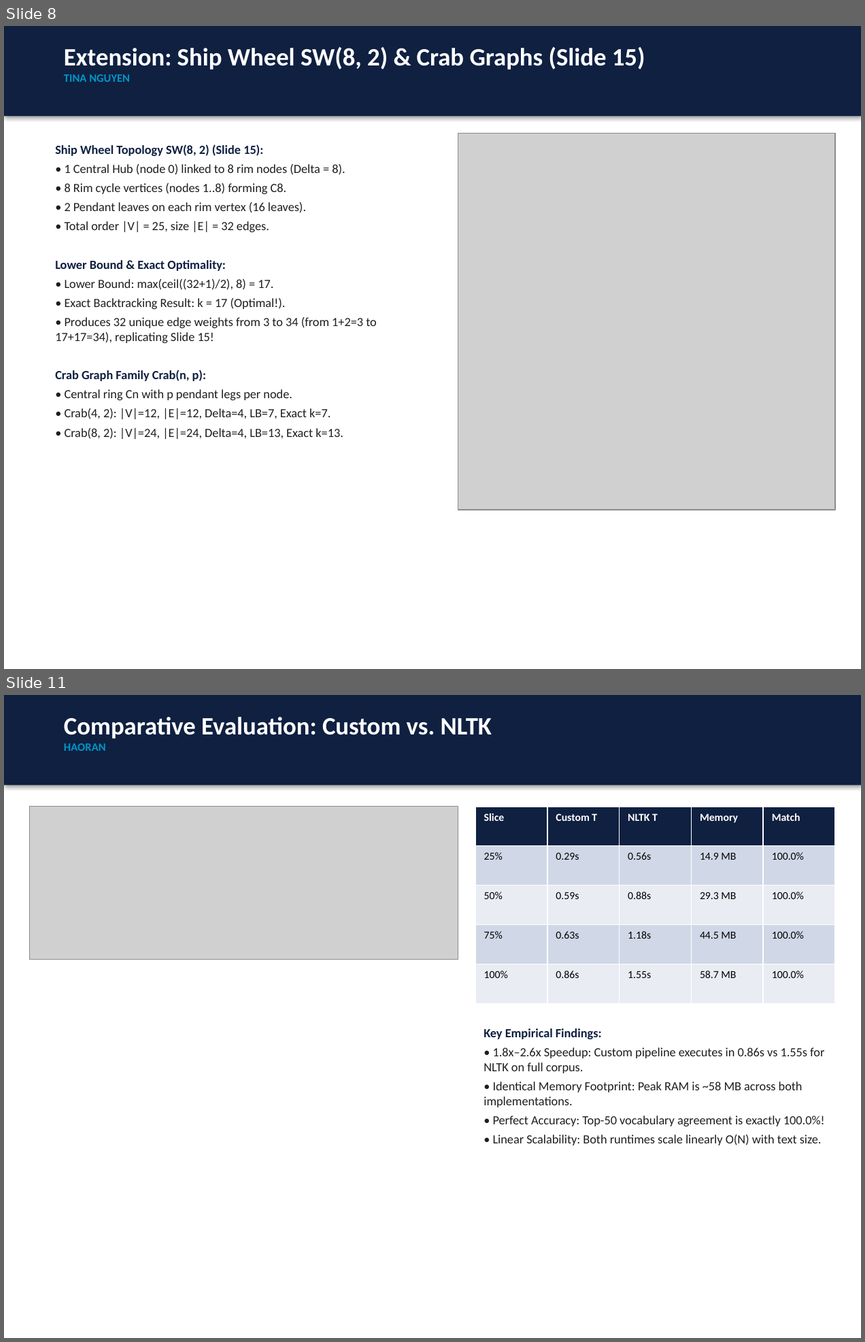
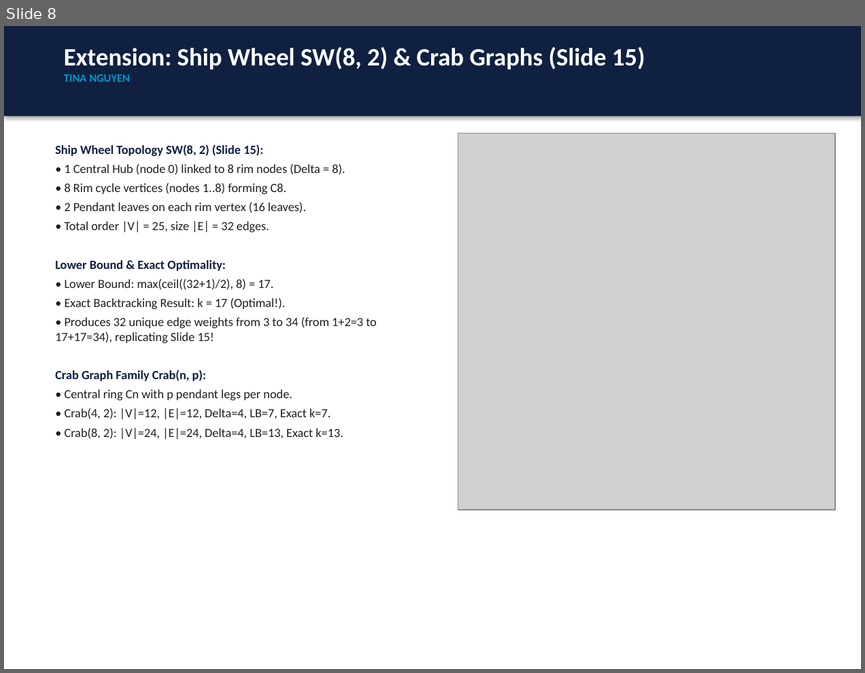
Before and after one commit to tinana2k/CS-5592---Dsng-and-Anal-Algorithms, a slide deck: Assignment 2/presentation/Assignment2_Presentation_Tina_and_Haoran.pptx. Shown one above the other, each under a label of ours: slides 8 and 11 before the commit, slide 8 after it; the slides between them are not shown. The pictures are 865x1342 and 865x673 pixels, drawn with LibreOffice and Linux fonts; fonts in the diff are those of the drawing; grey boxes stand for pictures. Boxes give left, top, right and bottom in pixels: in the first picture for what was removed or moved away, otherwise in the second. Text is boxed around its words. In the diff, an @@ line names an element or a change of style, - is before the commit and + after.

Commit message:
Integrate Problem 1 technical review fixes and Problem 2 NLP pipeline redesign across all deliverables

```diff
--- a/Assignment 2/presentation/Assignment2_Presentation_Tina_and_Haoran.pptx
+++ b/Assignment 2/presentation/Assignment2_Presentation_Tina_and_Haoran.pptx
@@ slide 11 removed at bbox=[4, 695, 861, 1338], background #FFFFFF @@
@@ rectangle removed at bbox=[4, 695, 861, 785] @@
@@ text removed at bbox=[64, 717, 492, 751] @@
-Comparative Evaluation: Custom vs. NLTK
-HAORAN
@@ picture removed at bbox=[30, 807, 458, 960] @@
@@ table removed at bbox=[475, 807, 835, 1004], 5 rows, 5 columns @@
-Slice | Custom T | NLTK T | Memory | Match
-25% | 0.29s | 0.56s | 14.9 MB | 100.0%
-50% | 0.59s | 0.88s | 29.3 MB | 100.0%
-75% | 0.63s | 1.18s | 44.5 MB | 100.0%
-100% | 0.86s | 1.55s | 58.7 MB | 100.0%
@@ text removed at bbox=[483, 1028, 825, 1145] @@
-Key Empirical Findings:
-• 1.8x–2.6x Speedup: Custom pipeline executes in 0.86s vs 1.55s for NLTK on full corpus.
-• Identical Memory Footprint: Peak RAM is ~58 MB across both implementations.
-• Perfect Accuracy: Top-50 vocabulary agreement is exactly 100.0%!
-• Linear Scalability: Both runtimes scale linearly O(N) with text size.
```
Also in this commit, not shown: 6 slides changed, 2 slides added, 1 other slide removed, 17 other files.
